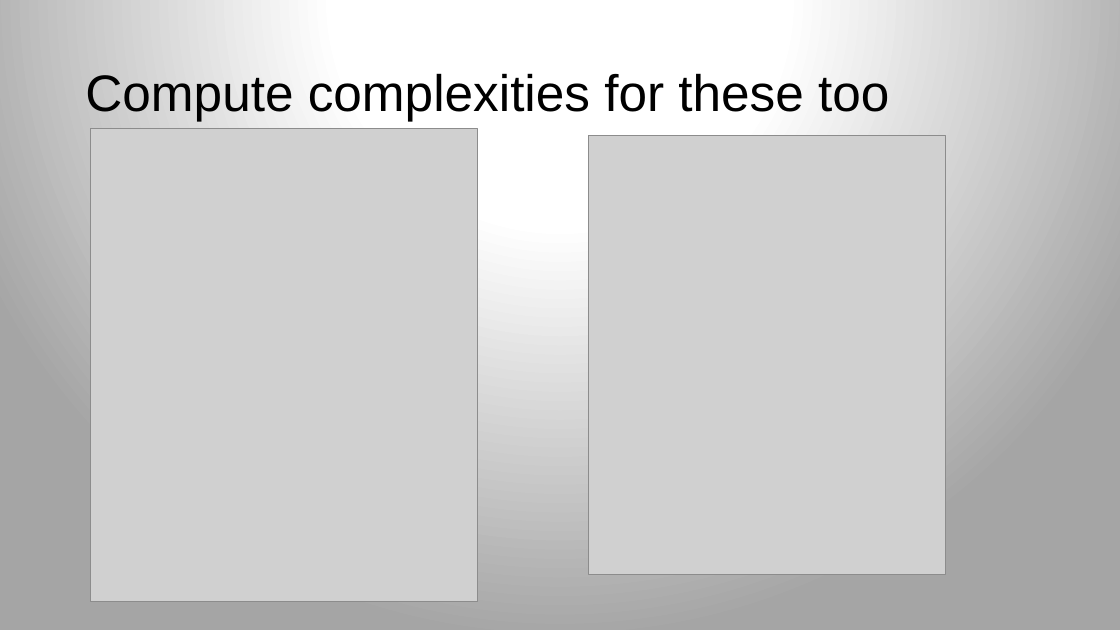
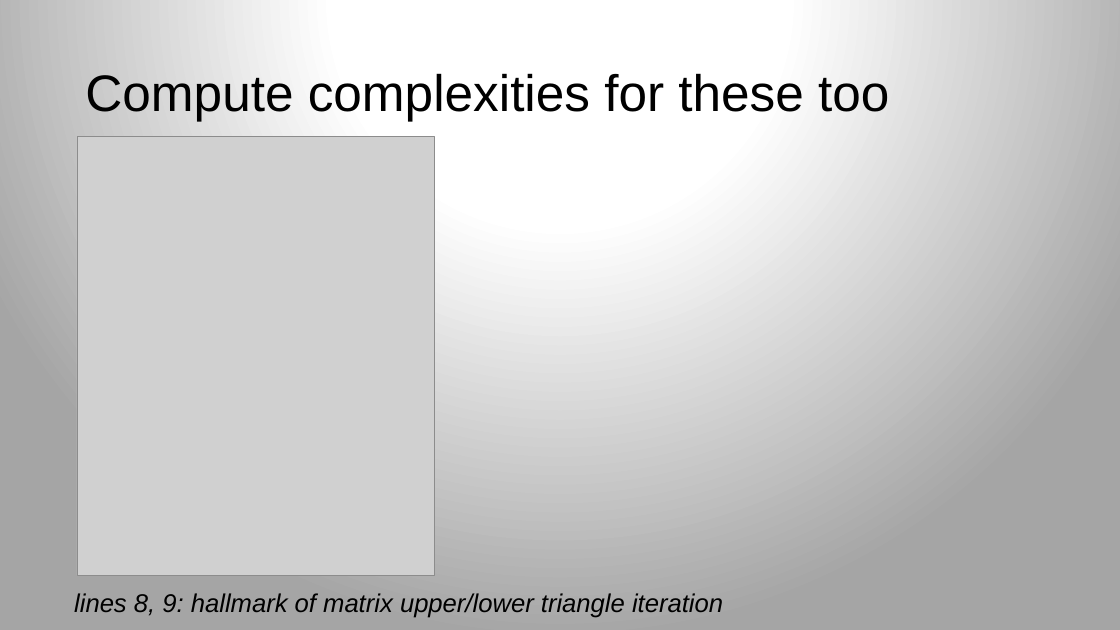
Before and after one commit to parrt/msds689, a slide deck: slide 26 of notes/complexity.pptx (slide 25 before the commit). Drawn at 1120x630 pixels with LibreOffice and Linux fonts; fonts in the diff are those of the drawing; grey boxes stand for pictures; background and template pictures are left out. Boxes give left, top, right and bottom in pixels: in the first picture for what was removed or moved away, otherwise in the second. Text is boxed around its words. In the diff, an @@ line names an element or a change of style, - is before the commit and + after.

```diff
--- a/notes/complexity.pptx
+++ b/notes/complexity.pptx
@@ picture: place and size @@
-picture at [588,135,945,574]
+picture at [77,137,434,576]
@@ picture removed at [91,129,478,601] @@
@@ text added at [74,593,723,618], 22 pt, text #000000, italic @@
+lines 8, 9: hallmark of matrix upper/lower triangle iteration
```
Also in this commit, not shown: 9 other slides changed, 2 slides added, 6 other files.
